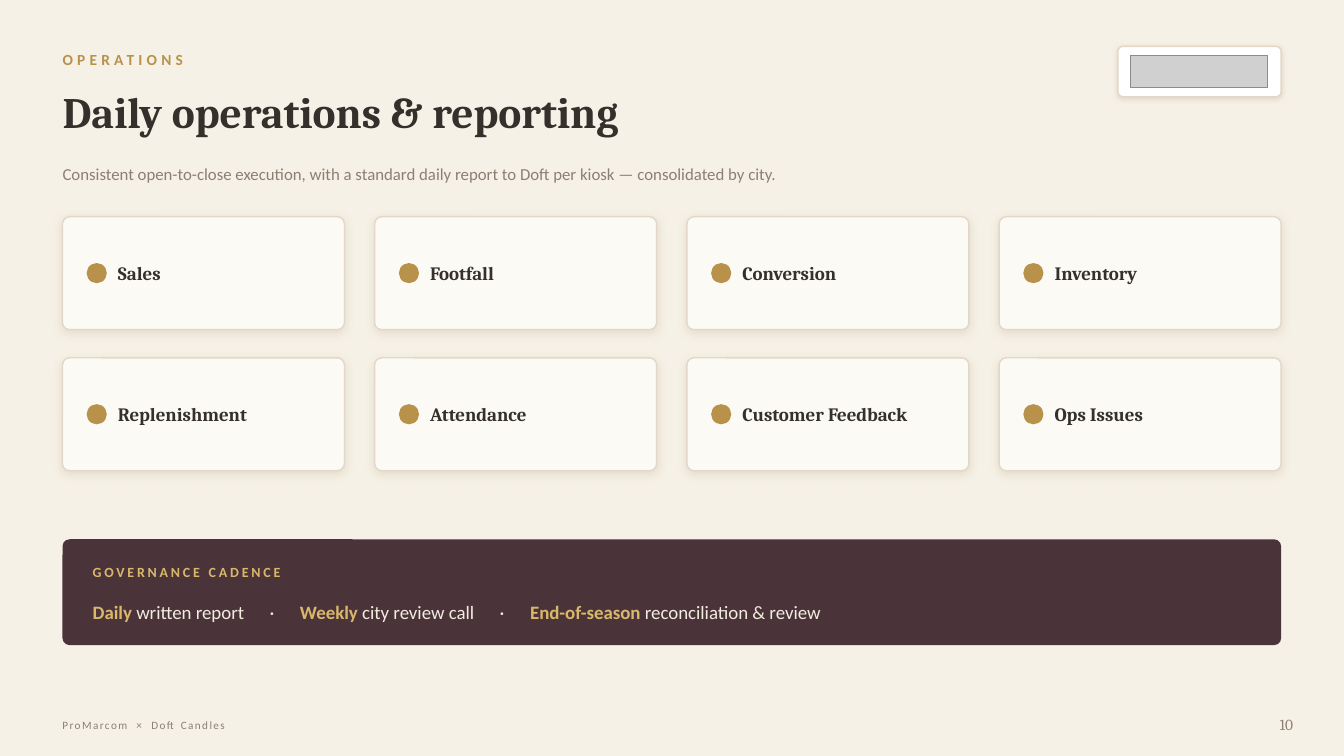
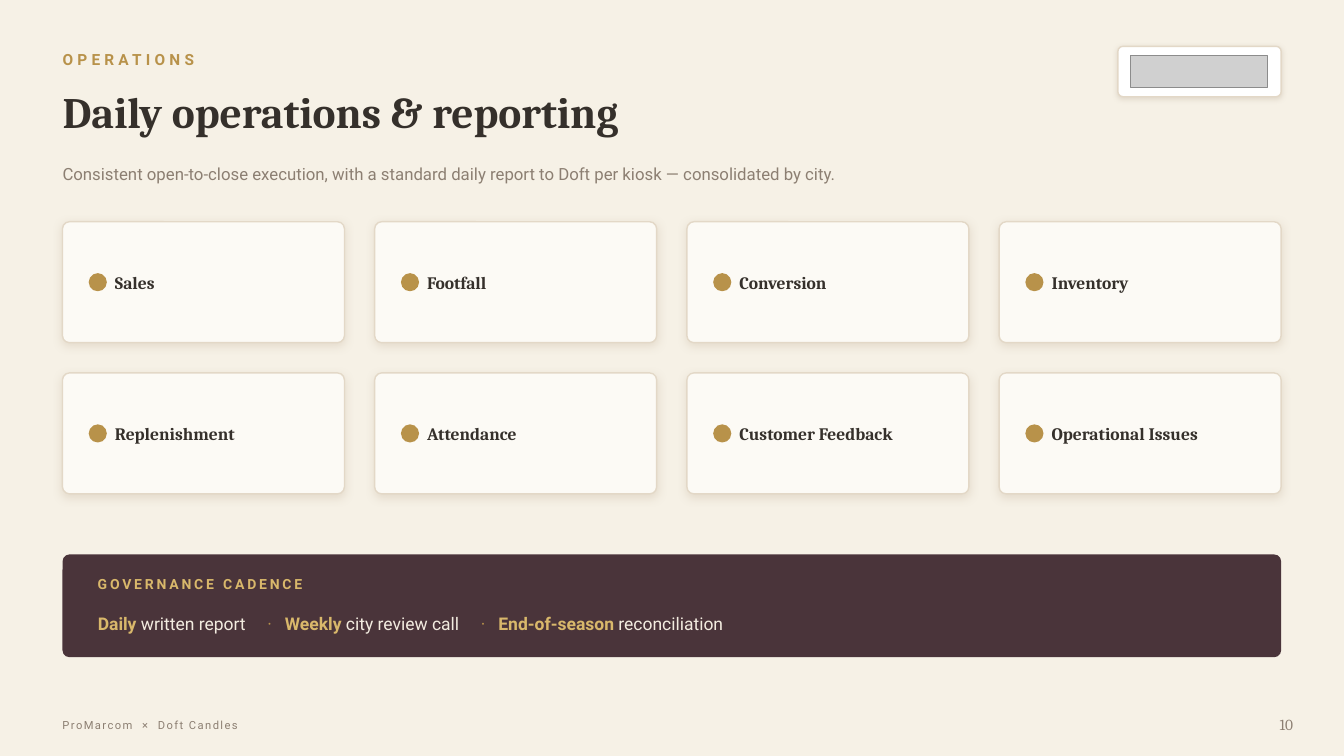
Before and after one commit to nky1103/Projects, a slide deck: slide 11 of doft_diwali_popup/Doft_Diwali_PopUp_ProMarcom_Pitch.pptx. Drawn at 1344x756 pixels with LibreOffice and Linux fonts; fonts in the diff are those of the drawing; grey boxes stand for pictures. Boxes give left, top, right and bottom in pixels: in the first picture for what was removed or moved away, otherwise in the second. Text is boxed around its words. In the diff, an @@ line names an element or a change of style, - is before the commit and + after.

```diff
--- a/doft_diwali_popup/Doft_Diwali_PopUp_ProMarcom_Pitch.pptx
+++ b/doft_diwali_popup/Doft_Diwali_PopUp_ProMarcom_Pitch.pptx
@@ rounded rectangle: place and size @@
-rounded rectangle at [63, 217, 345, 330]
+rounded rectangle at [63, 222, 345, 343]
@@ rounded rectangle: place and size @@
-rounded rectangle at [375, 217, 657, 330]
+rounded rectangle at [375, 222, 657, 343]
@@ rounded rectangle: place and size @@
-rounded rectangle at [688, 217, 970, 330]
+rounded rectangle at [688, 222, 970, 343]
@@ rounded rectangle: place and size @@
-rounded rectangle at [999, 217, 1281, 330]
+rounded rectangle at [999, 222, 1281, 343]
@@ 3 ellipses: place and size @@
-3 ellipses at [87, 263, 1044, 283]
+3 ellipses at [89, 273, 1044, 291]
@@ ellipse: place and size @@
-ellipse at [711, 263, 731, 283]
+ellipse at [714, 273, 732, 291]
@@ rounded rectangle: place and size @@
-rounded rectangle at [63, 358, 345, 471]
+rounded rectangle at [63, 373, 345, 494]
@@ text "Replenishment": place and size @@
-text "Replenishment" at [118, 408, 247, 425]
+text "Replenishment" at [115, 428, 235, 444]
@@ rounded rectangle: place and size @@
-rounded rectangle at [375, 358, 657, 471]
+rounded rectangle at [375, 373, 657, 494]
@@ text "Attendance": place and size @@
-text "Attendance" at [430, 408, 526, 421]
+text "Attendance" at [427, 428, 516, 440]
@@ rounded rectangle: place and size @@
-rounded rectangle at [688, 358, 970, 471]
+rounded rectangle at [688, 373, 970, 494]
@@ size 13.5 to 12.5 pt in 7 elements at [115, 277, 155, 289], [427, 276, 486, 289], [1052, 277, 1129, 293], [739, 277, 826, 289], [115, 428, 235, 444], [427, 428, 516, 440], [739, 428, 893, 440] @@
@@ text "Customer Feedback": place and size @@
-text "Customer Feedback" at [742, 408, 907, 421]
+text "Customer Feedback" at [739, 428, 893, 440]
@@ proportions changed in 9 elements at [63, 222, 345, 343], [375, 222, 657, 343], [688, 222, 970, 343], [999, 222, 1281, 343], [63, 555, 1281, 657], [63, 373, 345, 494], [375, 373, 657, 494], [688, 373, 970, 494], [999, 373, 1281, 494] @@
@@ rounded rectangle: place and size @@
-rounded rectangle at [999, 358, 1281, 471]
+rounded rectangle at [999, 373, 1281, 494]
@@ 3 ellipses: place and size @@
-3 ellipses at [87, 404, 1044, 424]
+3 ellipses at [89, 424, 1044, 443]
@@ ellipse: place and size @@
-ellipse at [711, 404, 731, 424]
+ellipse at [714, 424, 732, 443]
@@ text at [1052, 428, 1198, 444]: text changed; size 13.5 to 12.5 pt @@
-Ops Issues
+Operational Issues
@@ rounded rectangle: place and size @@
-rounded rectangle at [63, 539, 1281, 645]
+rounded rectangle at [63, 555, 1281, 657]
@@ font Calibri to Roboto in 4 elements at [63, 54, 195, 65], [63, 167, 835, 184], [62, 720, 238, 729], [98, 579, 302, 589] @@
@@ text "GOVERNANCE CADENCE": place and size @@
-text "GOVERNANCE CADENCE" at [93, 568, 281, 577]
+text "GOVERNANCE CADENCE" at [98, 579, 302, 589]
@@ text at [98, 617, 723, 634]: text changed; size 13.5 to 12.5 pt; font Calibri to Roboto @@
-Daily written report · Weekly city review call · End-of-season reconciliation & review
+Daily written report · Weekly city review call · End-of-season reconciliation
```
Also in this commit, not shown: 16 other slides changed, 1 other file.
